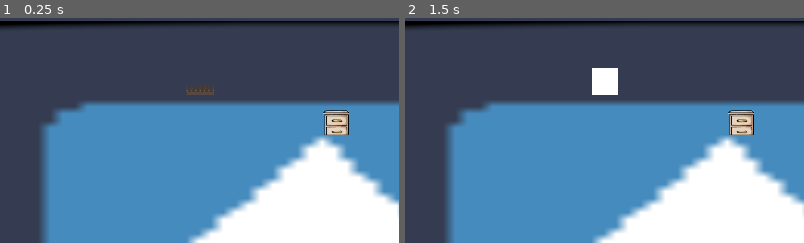
Above: before the commit, frames 1-2 (left to right).
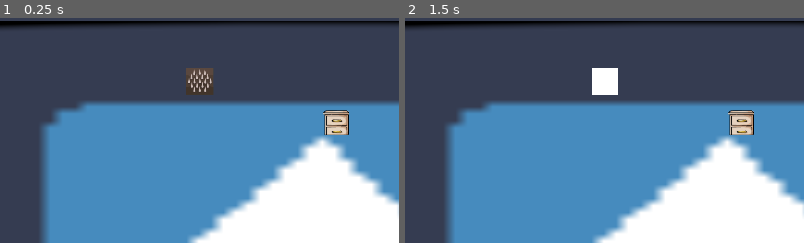
Above: after the commit, the same moments.

Repository: GaEsRaRe/UPCGameJam2018
Game: Godot game, scene res://Scenes/another.tscn
Same seed, same stepped clock (60 frames per second), same inputs: the game is played once before the commit and once after it. This scene is started directly instead of the project's main scene. The engine's default icon, where the game draws it, is replaced by a stand-in: a white triangle on a blue panel in a dark square.
Inputs:
- Up to frame 1 (0.25 s): no input
- Up to frame 2 (1.5 s): tap Enter at 0.5 s; hold Right (ui_right) from 0.53 s (still down); tap Up (ui_up) at 0.77 s; tap Space at 1.25 s
The pictures show only the part of the screen within x 10-60%, y 0-50%; the shares and areas given below are measured in that part.

The runs differ from the first frame. In frame 1, 0.7% of the frame differs, in the area x 46-54%, y 22-35%; in frame 2, nothing differs.

Commit message:
Logo and stuff
Please don't crash

Diff:
--- a/Assets/Spike.tscn
+++ b/Assets/Spike.tscn
@@ -1,14 +1,14 @@
 [gd_scene load_steps=4 format=2]
 
 [ext_resource path="res://Scripts/Spike.gd" type="Script" id=1]
-[ext_resource path="res://spikes.png" type="Texture" id=2]
+[ext_resource path="res://Sprites/Spikes-06.png" type="Texture" id=2]
 
 [sub_resource type="RectangleShape2D" id=1]
 
 custom_solver_bias = 0.0
 extents = Vector2( 32, 32 )
 
-[node name="Spike" type="Area2D" index="0"]
+[node name="Spike" type="Area2D"]
 
 position = Vector2( 422.161, 129.64 )
 input_pickable = true
--- a/Scenes/1.6.tscn
+++ b/Scenes/1.6.tscn
@@ -7,7 +7,7 @@
 [ext_resource path="res://Assets/Breakable.tscn" type="PackedScene" id=5]
 [ext_resource path="res://spikes.png" type="Texture" id=6]
 
-[node name="0-0" type="Node2D"]
+[node name="0-0" type="Node2D" index="0"]
 
 _sections_unfolded = [ "Transform" ]
 
--- a/Scenes/Opening.tscn
+++ b/Scenes/Opening.tscn
@@ -185,7 +185,7 @@
 "values": [ false, false, true ]
 }
 
-[node name="Node2D" type="Node2D" index="0"]
+[node name="Node2D" type="Node2D"]
 
 script = SubResource( 1 )
 _sections_unfolded = [ "Transform" ]
--- a/Scenes/SpikeByTime.tscn
+++ b/Scenes/SpikeByTime.tscn
@@ -1,9 +1,9 @@
 [gd_scene load_steps=4 format=2]
 
 [ext_resource path="res://Scenes/SpikeByTime.gd" type="Script" id=1]
-[ext_resource path="res://spikes.png" type="Texture" id=2]
+[ext_resource path="res://Sprites/Spikes-06.png" type="Texture" id=2]
 
-[sub_resource type="RectangleShape2D" id=4]
+[sub_resource type="RectangleShape2D" id=1]
 
 custom_solver_bias = 0.0
 extents = Vector2( 32, 10 )
@@ -27,23 +27,25 @@
 
 position = Vector2( 32, 32 )
 scale = Vector2( 0.914286, 2.46154 )
-shape = SubResource( 4 )
+shape = SubResource( 1 )
 _sections_unfolded = [ "Transform" ]
 
-[node name="Sprite" type="Sprite" parent="." index="1"]
+[node name="SpriteBase" type="Sprite" parent="." index="1"]
+
+[node name="Sprite" type="Sprite" parent="." index="2"]
 
 position = Vector2( 32, 32 )
 texture = ExtResource( 2 )
 _sections_unfolded = [ "Transform" ]
 
-[node name="Timer" type="Timer" parent="." index="2"]
+[node name="Timer" type="Timer" parent="." index="3"]
 
 process_mode = 1
 wait_time = 1.0
 one_shot = true
 autostart = true
 
-[node name="faseTimer" type="Timer" parent="." index="3"]
+[node name="faseTimer" type="Timer" parent="." index="4"]
 
 process_mode = 1
 wait_time = 1.0
--- a/project.godot
+++ b/project.godot
@@ -14,7 +14,7 @@
 run/main_scene="res://Scenes/MainMenu.tscn"
 boot_splash/image="res://Sprites/backgroundMenu.png"
 boot_splash/fullsize=false
-config/icon="res://icon.png"
+config/icon="res://logo.png"
 
 [autoload]
 
@@ -24,6 +24,8 @@
 
 window/size/width=1920
 window/size/height=1080
+window/size/fullscreen=true
+window/size/always_on_top=true
 window/stretch/mode="2d"
 window/stretch/aspect="keep"
 
Binary file added: Sprites/Spikes-05.png
Not shown, added: Sprites/Spikes-05.png.import
Binary file added: Sprites/Spikes-06.png
Not shown, added: Sprites/Spikes-06.png.import
Binary file added: logo.png
Not shown, added: logo.png.import
